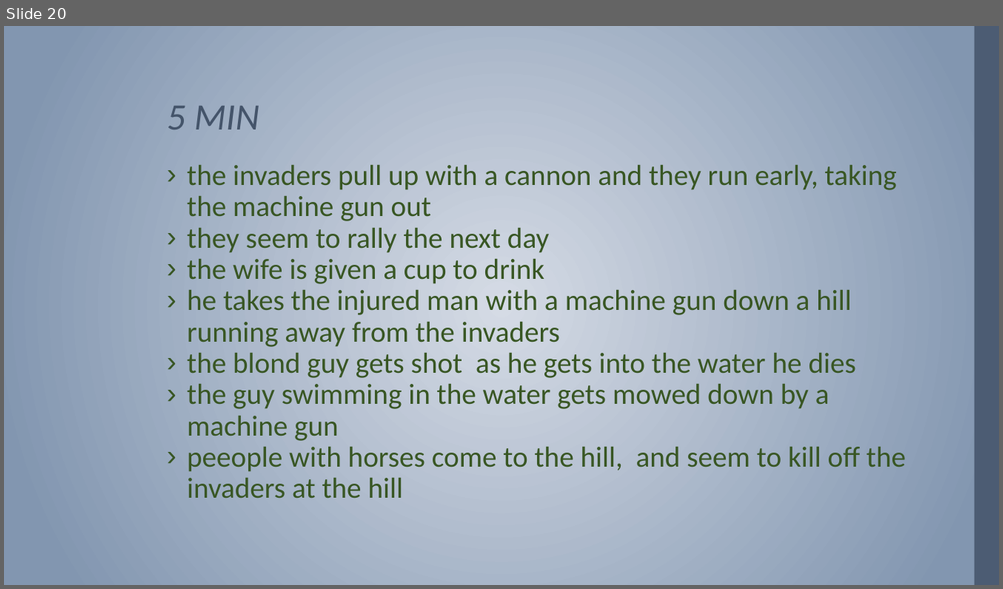
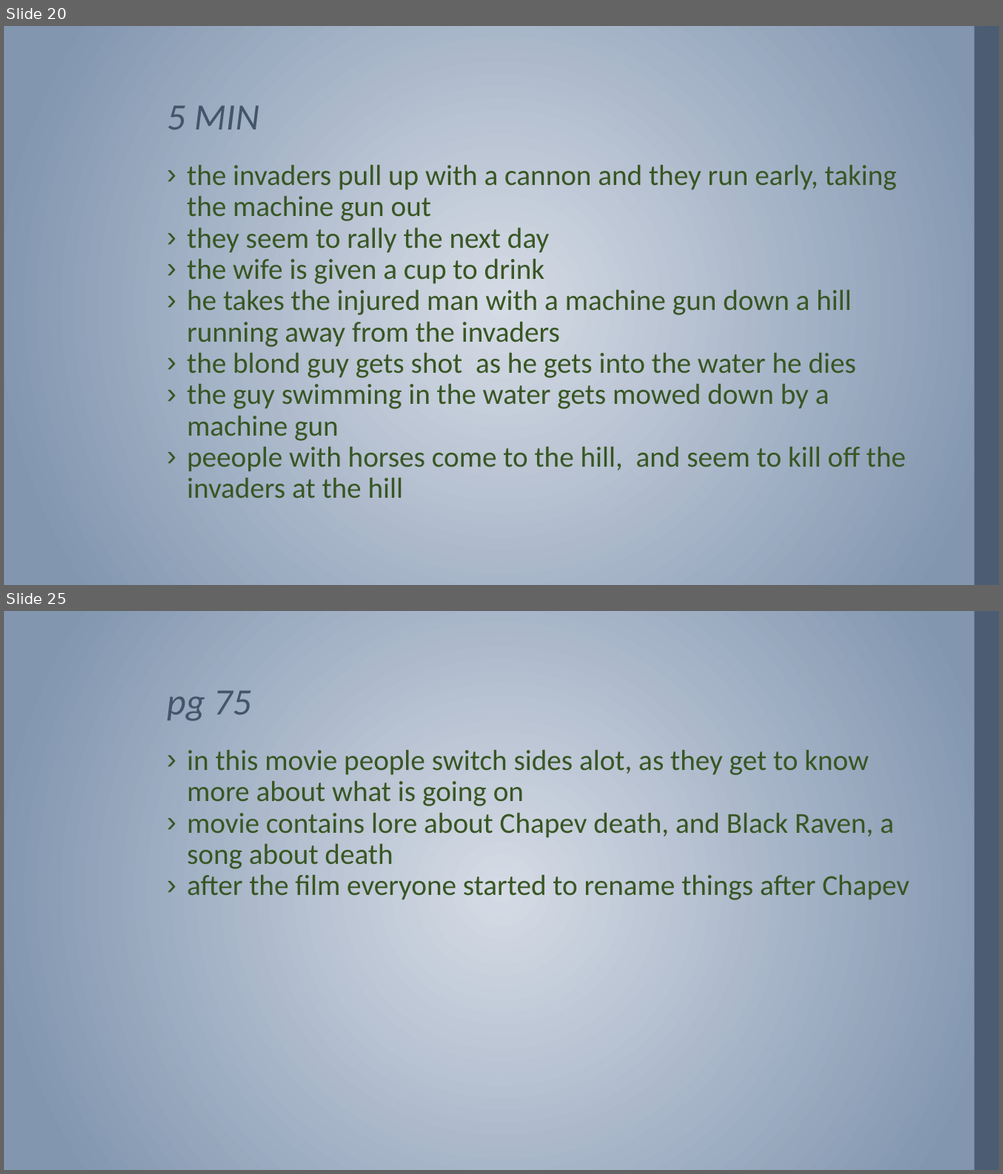
Before and after one commit to MichaelOdumosu57/Spring_2017, a slide deck: Spring 2017 Semester/Music or Arts/ARUS HW/14 ARUS HW/ARUS 280 HW #14.pptx. Shown one above the other, each under a label of ours: slide 20 before the commit, slides 20 and 25 after it; the slides between them are not shown. The pictures are 1003x589 and 1003x1174 pixels, drawn with LibreOffice and Linux fonts; fonts in the diff are those of the drawing; background and template pictures are left out. Boxes give left, top, right and bottom in pixels: in the first picture for what was removed or moved away, otherwise in the second. Text is boxed around its words. In the diff, an @@ line names an element or a change of style, - is before the commit and + after.

```diff
--- a/Spring 2017 Semester/Music or Arts/ARUS HW/14 ARUS HW/ARUS 280 HW #14.pptx
+++ b/Spring 2017 Semester/Music or Arts/ARUS HW/14 ARUS HW/ARUS 280 HW #14.pptx
@@ slide 25 added at (4,611,999,1170), background gradient #D5DBE5 to #8296B0; not listed: 1 template element that a slide beside it also shows @@
@@ title added at (167,691,251,721), 36 pt, text #44546A, italic @@
+pg 75
@@ text added at (187,749,909,900), 28 pt, text #385623 @@
+› in this movie people switch sides alot, as they get to know more about what is going on
+› movie contains lore about Chapev death, and Black Raven, a song about death
+› after the film everyone started to rename things after Chapev
```
Also in this commit, not shown: 8 other slides added.
